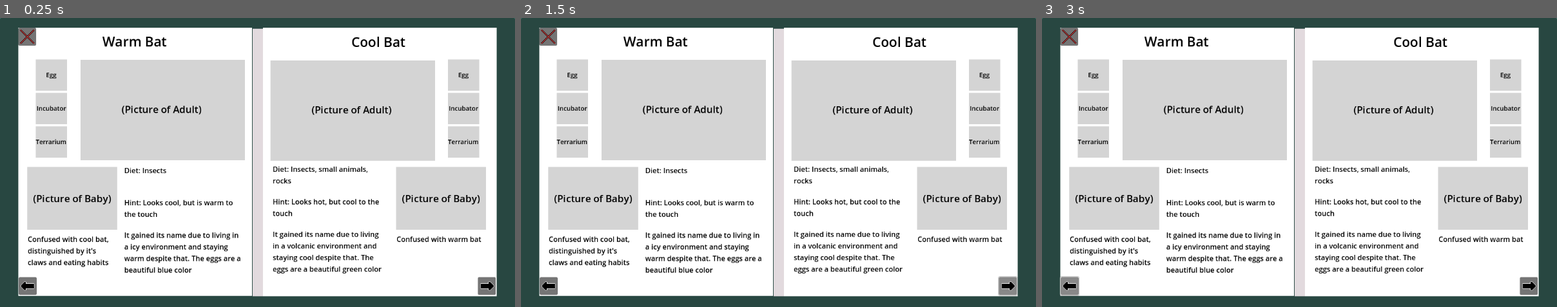
Above: before the commit, frames 1-3 (left to right).
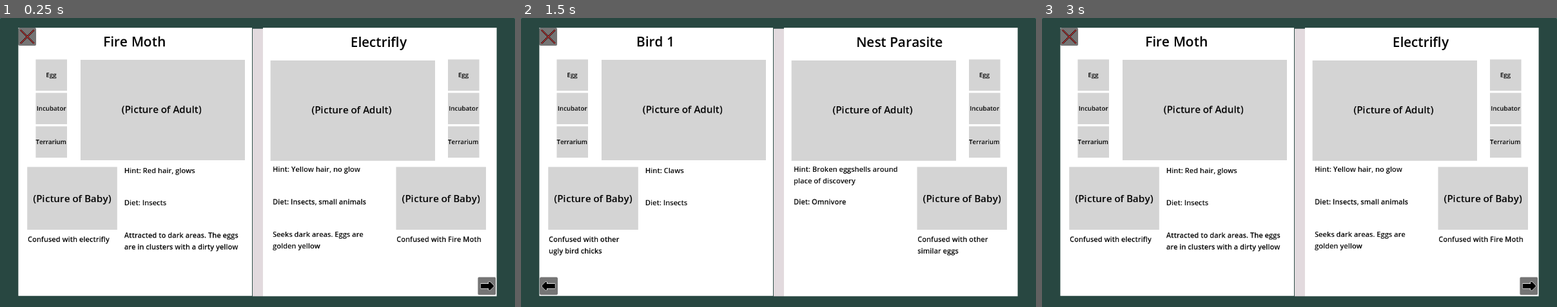
Above: after the commit, the same moments.

Repository: FrostyEmby/cafe-dot-secret-ingredient
Game: Godot game, scene res://scenes/bestiary.tscn
The game is run twice, just before and just after one commit, with the same random seed, the same clock (stepped at 60 frames per second) and the same inputs. This scene is started directly instead of the project's main scene.
Inputs (mouse positions are in pixels of both pictures, inside the frame that each line leads up to):
- Up to frame 1 (0.25 s): no input
- Up to frame 2 (1.5 s): click (546, 286) at 0.52 s; click (1010, 286) at 1.25 s
- Up to frame 3 (3 s): click (1531, 286) at 2.02 s; click (1067, 286) at 2.75 s

The runs differ from the first frame. In frame 1, 4.1% of the frame differs, in the area x 3-94%, y 6-96%; in frame 2, 4.1%; in frame 3, 4.1%, in the area x 3-94%, y 6-97%.

Commit message:
Bestiary Functionality
Can now flip through pages! Also has a modular system for adding creatures

Diff:
--- /dev/null
+++ b/resources/bird-one.tres
@@ -0,0 +1,12 @@
+[gd_resource type="Resource" script_class="Creature" load_steps=2 format=3 uid="uid://bo03k2xsccltr"]
+
+[ext_resource type="Script" uid="uid://cqr8dj8toeqen" path="res://scripts/creature-stats.gd" id="1_it8xv"]
+
+[resource]
+script = ExtResource("1_it8xv")
+name = "Bird 1"
+diet = "Insects"
+hint = "Claws"
+confused_with = "other ugly bird chicks"
+terrarium = 5
+metadata/_custom_type_script = "uid://cqr8dj8toeqen"
--- /dev/null
+++ b/resources/electric-dragonfly.tres
@@ -0,0 +1,14 @@
+[gd_resource type="Resource" script_class="Stats" load_steps=2 format=3 uid="uid://bgpacae1weki4"]
+
+[ext_resource type="Script" uid="uid://cqr8dj8toeqen" path="res://scripts/creature-stats.gd" id="1_0u3nu"]
+
+[resource]
+script = ExtResource("1_0u3nu")
+name = "Electrifly"
+diet = "Insects, small animals"
+hint = "Yellow hair, no glow"
+confused_with = "Fire Moth"
+description = "Seeks dark areas. Eggs are golden yellow"
+incubator = 3
+terrarium = 3
+metadata/_custom_type_script = "uid://cqr8dj8toeqen"
--- a/resources/fire-moth.tres
+++ b/resources/fire-moth.tres
@@ -1,13 +1,13 @@
-[gd_resource type="Resource" script_class="Stats" load_steps=2 format=3 uid="uid://dosts8w07go7f"]
+[gd_resource type="Resource" script_class="Creature" load_steps=2 format=3 uid="uid://dosts8w07go7f"]
 
 [ext_resource type="Script" uid="uid://cqr8dj8toeqen" path="res://scripts/creature-stats.gd" id="1_lo3cw"]
 
 [resource]
 script = ExtResource("1_lo3cw")
 name = "Fire Moth"
-diet = "Insects, small animals"
+diet = "Insects"
 hint = "Red hair, glows"
-confused_with = "electric dragonfly"
+confused_with = "electrifly"
 description = "Attracted to dark areas. The eggs are in clusters with a dirty yellow"
 incubator = 2
 metadata/_custom_type_script = "uid://cqr8dj8toeqen"
--- /dev/null
+++ b/resources/nest-parasite.tres
@@ -0,0 +1,13 @@
+[gd_resource type="Resource" script_class="Creature" load_steps=2 format=3 uid="uid://dxqtqoy48cpre"]
+
+[ext_resource type="Script" uid="uid://cqr8dj8toeqen" path="res://scripts/creature-stats.gd" id="1_4635n"]
+
+[resource]
+script = ExtResource("1_4635n")
+name = "Nest Parasite"
+diet = "Omnivore"
+hint = "Broken eggshells around place of discovery"
+confused_with = "other similar eggs"
+incubator = 1
+terrarium = 5
+metadata/_custom_type_script = "uid://cqr8dj8toeqen"
--- a/scenes/bestiary.tscn
+++ b/scenes/bestiary.tscn
@@ -1,9 +1,14 @@
-[gd_scene load_steps=12 format=3 uid="uid://puey23wcodsh"]
+[gd_scene load_steps=17 format=3 uid="uid://puey23wcodsh"]
 
 [ext_resource type="Script" uid="uid://dbtlv6p44ft57" path="res://scripts/bestiary.gd" id="1_lqwxb"]
 [ext_resource type="Texture2D" uid="uid://bwsf1rkahhv6a" path="res://art/icons/Exit.png" id="2_8u4y0"]
+[ext_resource type="Script" uid="uid://cqr8dj8toeqen" path="res://scripts/creature-stats.gd" id="2_j3mqr"]
 [ext_resource type="Texture2D" uid="uid://c5son408o0nng" path="res://art/icons/back-small.png" id="2_lqwxb"]
+[ext_resource type="Resource" uid="uid://dosts8w07go7f" path="res://resources/fire-moth.tres" id="3_2cel7"]
 [ext_resource type="Texture2D" uid="uid://chvqbwaulnv8y" path="res://art/icons/forward-small.png" id="4_j3mqr"]
+[ext_resource type="Resource" uid="uid://bgpacae1weki4" path="res://resources/electric-dragonfly.tres" id="4_mq4o6"]
+[ext_resource type="Resource" uid="uid://bo03k2xsccltr" path="res://resources/bird-one.tres" id="5_n57n3"]
+[ext_resource type="Resource" uid="uid://dxqtqoy48cpre" path="res://resources/nest-parasite.tres" id="6_oyl77"]
 
 [sub_resource type="LabelSettings" id="LabelSettings_eq67u"]
 font_size = 30
@@ -18,10 +23,10 @@
 font_size = 14
 font_color = Color(0, 0, 0, 1)
 
+[sub_resource type="LabelSettings" id="LabelSettings_j3mqr"]
+font_color = Color(0, 0, 0, 1)
+
 [sub_resource type="LabelSettings" id="LabelSettings_2cel7"]
-font_color = Color(0, 0, 0, 1)
-
-[sub_resource type="LabelSettings" id="LabelSettings_j3mqr"]
 font_color = Color(0, 0, 0, 1)
 
 [sub_resource type="LabelSettings" id="LabelSettings_lqwxb"]
@@ -40,6 +45,7 @@
 grow_horizontal = 2
 grow_vertical = 2
 script = ExtResource("1_lqwxb")
+creatures = Array[ExtResource("2_j3mqr")]([ExtResource("3_2cel7"), ExtResource("4_mq4o6"), ExtResource("5_n57n3"), ExtResource("6_oyl77")])
 
 [node name="Background" type="Panel" parent="."]
 layout_mode = 1
@@ -161,20 +167,20 @@
 offset_right = 506.0
 offset_bottom = 590.0
 
+[node name="Hint" type="Label" parent="Left Page/Dynamic Text"]
+layout_mode = 2
+size_flags_vertical = 3
+size_flags_stretch_ratio = 0.5
+text = "Hint: Looks cool, but is warm to the touch"
+label_settings = SubResource("LabelSettings_j3mqr")
+autowrap_mode = 3
+
 [node name="Diet" type="Label" parent="Left Page/Dynamic Text"]
 layout_mode = 2
 size_flags_vertical = 3
 size_flags_stretch_ratio = 0.5
 text = "Diet: Insects"
 label_settings = SubResource("LabelSettings_2cel7")
-autowrap_mode = 3
-
-[node name="Hint" type="Label" parent="Left Page/Dynamic Text"]
-layout_mode = 2
-size_flags_vertical = 3
-size_flags_stretch_ratio = 0.5
-text = "Hint: Looks cool, but is warm to the touch"
-label_settings = SubResource("LabelSettings_j3mqr")
 autowrap_mode = 3
 
 [node name="Description" type="Label" parent="Left Page/Dynamic Text"]
@@ -329,20 +335,20 @@
 offset_right = 281.0
 offset_bottom = 589.0
 
+[node name="Hint" type="Label" parent="Right Page/Dynamic Text"]
+layout_mode = 2
+size_flags_vertical = 3
+size_flags_stretch_ratio = 0.5
+text = "Hint: Looks hot, but cool to the touch"
+label_settings = SubResource("LabelSettings_j3mqr")
+autowrap_mode = 3
+
 [node name="Diet" type="Label" parent="Right Page/Dynamic Text"]
 layout_mode = 2
 size_flags_vertical = 3
 size_flags_stretch_ratio = 0.5
 text = "Diet: Insects, small animals, rocks"
 label_settings = SubResource("LabelSettings_2cel7")
-autowrap_mode = 3
-
-[node name="Hint" type="Label" parent="Right Page/Dynamic Text"]
-layout_mode = 2
-size_flags_vertical = 3
-size_flags_stretch_ratio = 0.5
-text = "Hint: Looks hot, but cool to the touch"
-label_settings = SubResource("LabelSettings_j3mqr")
 autowrap_mode = 3
 
 [node name="Description" type="Label" parent="Right Page/Dynamic Text"]
--- a/scripts/bestiary.gd
+++ b/scripts/bestiary.gd
@@ -1,12 +1,47 @@
 extends Control
+
+@export var creatures : Array[Creature]
+var page : int = 0 # starts at 0 because of arrays
+
+func _ready() -> void:
+	_fill_page()
+	$"Left Page/Prev Page".visible = false
+
+func _fill_page():
+	$"Left Page/Creature Name".text = creatures[page].name
+	$"Right Page/Creature Name".text = creatures[page+1].name
+
+	$"Left Page/Dynamic Text/Hint".text = "Hint: " + creatures[page].hint
+	$"Right Page/Dynamic Text/Hint".text = "Hint: " + creatures[page+1].hint
+
+	$"Left Page/Dynamic Text/Diet".text = "Diet: " + creatures[page].diet
+	$"Right Page/Dynamic Text/Diet".text = "Diet: " + creatures[page+1].diet
+
+	$"Left Page/Dynamic Text/Description".text = creatures[page].description
+	$"Right Page/Dynamic Text/Description".text = creatures[page+1].description
+
+	$"Left Page/Confusion".text = "Confused with " + creatures[page].confused_with
+	$"Right Page/Confusion".text = "Confused with " + creatures[page+1].confused_with
 
 
 func _on_next_page_pressed() -> void:
-	pass # Replace with function body.
+	page += 2
+	_fill_page()
+
+	$"Left Page/Prev Page".visible = true
+
+	if page + 2 >= creatures.size():
+		$"Right Page/Next Page".visible = false
 
 
 func _on_prev_page_pressed() -> void:
-	pass # Replace with function body.
+	page -= 2
+	_fill_page()
+
+	$"Right Page/Next Page".visible = true
+
+	if page <= 0:
+		$"Left Page/Prev Page".visible = false
 
 
 func _on_exit_pressed() -> void:
--- a/scripts/creature-stats.gd
+++ b/scripts/creature-stats.gd
@@ -1,5 +1,5 @@
 extends Resource
-class_name Stats
+class_name Creature
 
 @export var name : String
 @export var diet : String
